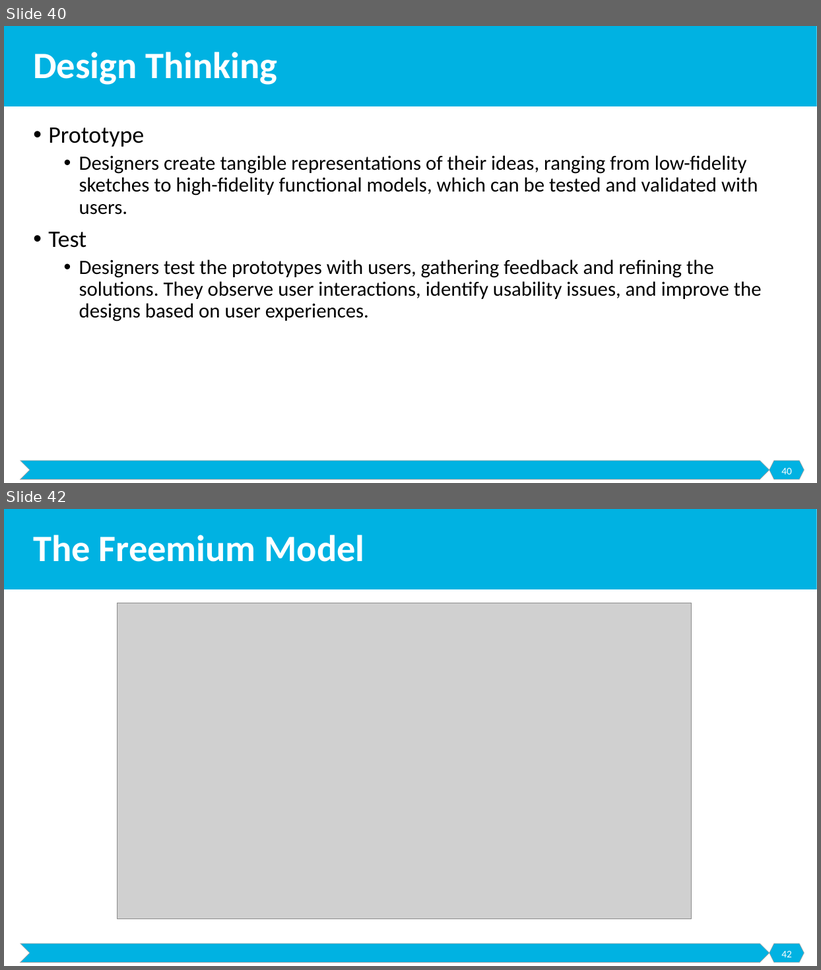
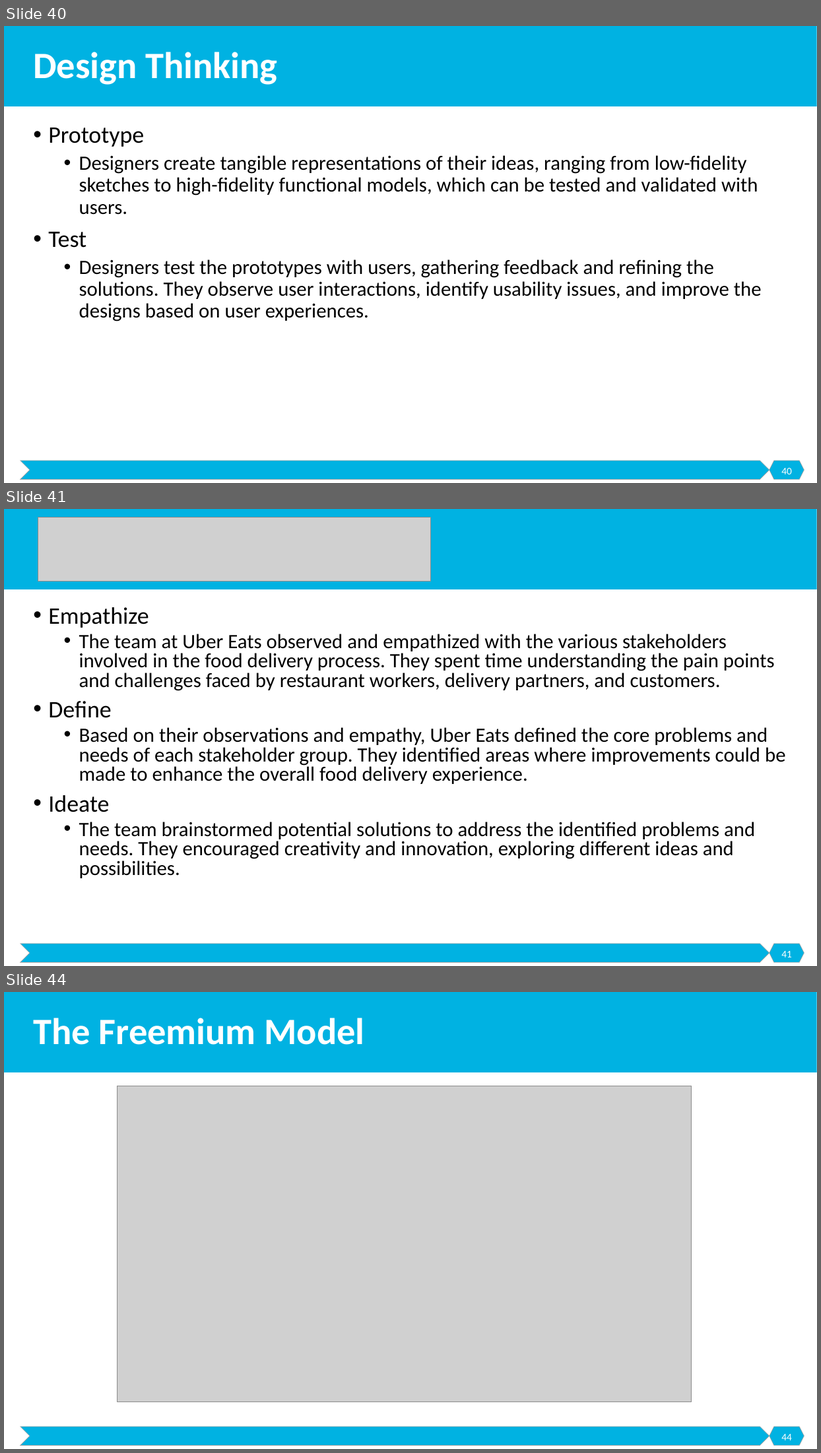
Before and after one commit to malenezi/malenezi, a slide deck: SE495/Lectures/2-Models/Models.pptx. Shown one above the other, each under a label of ours: slides 40 and 42 before the commit, slides 40, 41 and 44 after it; the slides between them are not shown. The pictures are 821x970 and 821x1453 pixels, drawn with LibreOffice and Linux fonts; fonts in the diff are those of the drawing; grey boxes stand for pictures. Boxes give left, top, right and bottom in pixels: in the first picture for what was removed or moved away, otherwise in the second. Text is boxed around its words. In the diff, an @@ line names an element or a change of style, - is before the commit and + after.

```diff
--- a/SE495/Lectures/2-Models/Models.pptx
+++ b/SE495/Lectures/2-Models/Models.pptx
@@ slide 41 added at [4,509,817,966], background #FFFFFF; not listed: 3 template elements that a slide beside it also shows @@
@@ picture added at [38,517,431,582] @@
@@ text added at [48,607,785,879], 24 pt, text #000000 @@
+• Empathize
+  • The team at Uber Eats observed and empathized with the various stakeholders involved in the food delivery process. They spent time understanding the pain points and challenges faced by restaurant workers, delivery partners, and customers.
+• Define
+  • Based on their observations and empathy, Uber Eats defined the core problems and needs of each stakeholder group. They identified areas where improvements could be made to enhance the overall food delivery experience.
+• Ideate
+  • The team brainstormed potential solutions to address the identified problems and needs. They encouraged creativity and innovation, exploring different ideas and possibilities.
@@ page number added at [781,951,792,958], 12 pt, text #FFFFFF @@
+41
@@ what was slide 42 is now slide 44 @@
@@ page number at [781,1434,792,1441]: text changed @@
-42
+44
```
Also in this commit, not shown: 7 other slides added.
